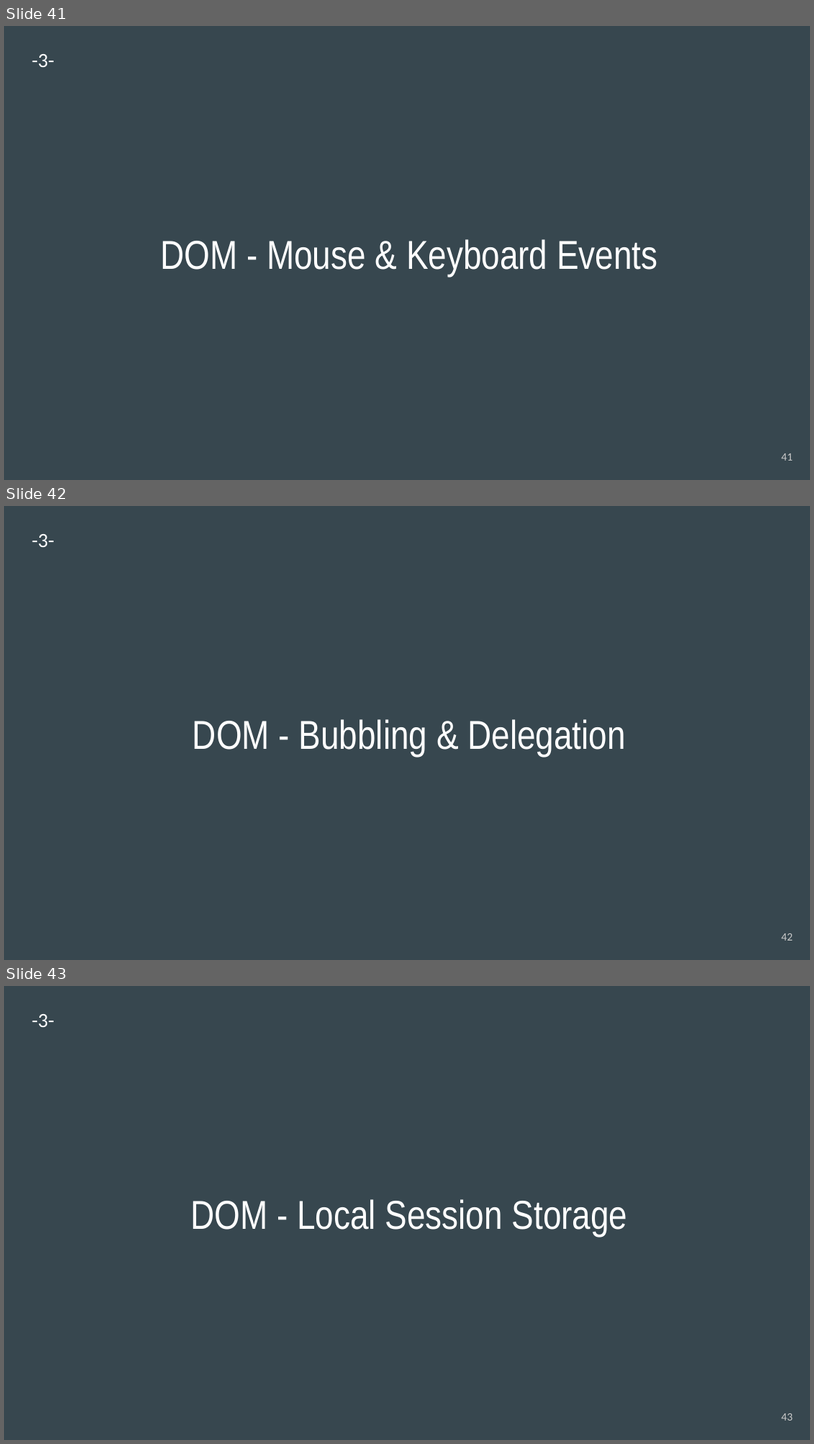
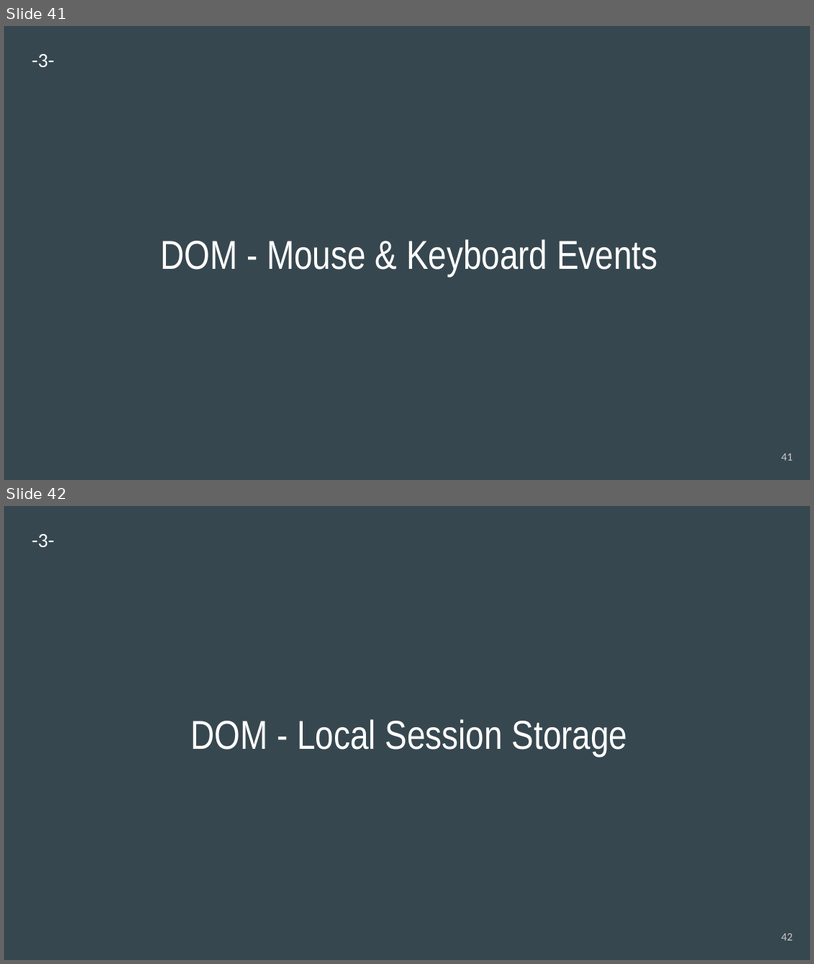
Before and after one commit to engwsalama/webdev_js, a slide deck: 2020-WebDev_js.pptx. Shown one above the other, each under a label of ours: slides 41, 42 and 43 before the commit, slides 41 and 42 after it. The pictures are 814x1444 and 814x964 pixels, drawn with LibreOffice and Linux fonts; fonts in the diff are those of the drawing. Boxes give left, top, right and bottom in pixels: in the first picture for what was removed or moved away, otherwise in the second. Text is boxed around its words. In the diff, an @@ line names an element or a change of style, - is before the commit and + after.

Commit message:
local storage and pptx

```diff
--- a/2020-WebDev_js.pptx
+++ b/2020-WebDev_js.pptx
@@ slide 42 removed at (4, 506, 810, 960), background #37474F @@
@@ text removed at (32, 534, 54, 547) @@
--3-
@@ title removed at (193, 719, 626, 756) @@
-DOM - Bubbling & Delegation
@@ page number removed at (782, 933, 793, 940) @@
-42
@@ what was slide 43 is now slide 42 @@
@@ page number at (782, 933, 793, 940): text changed @@
-43
+42
```
Also in this commit, not shown: 2 other files.
